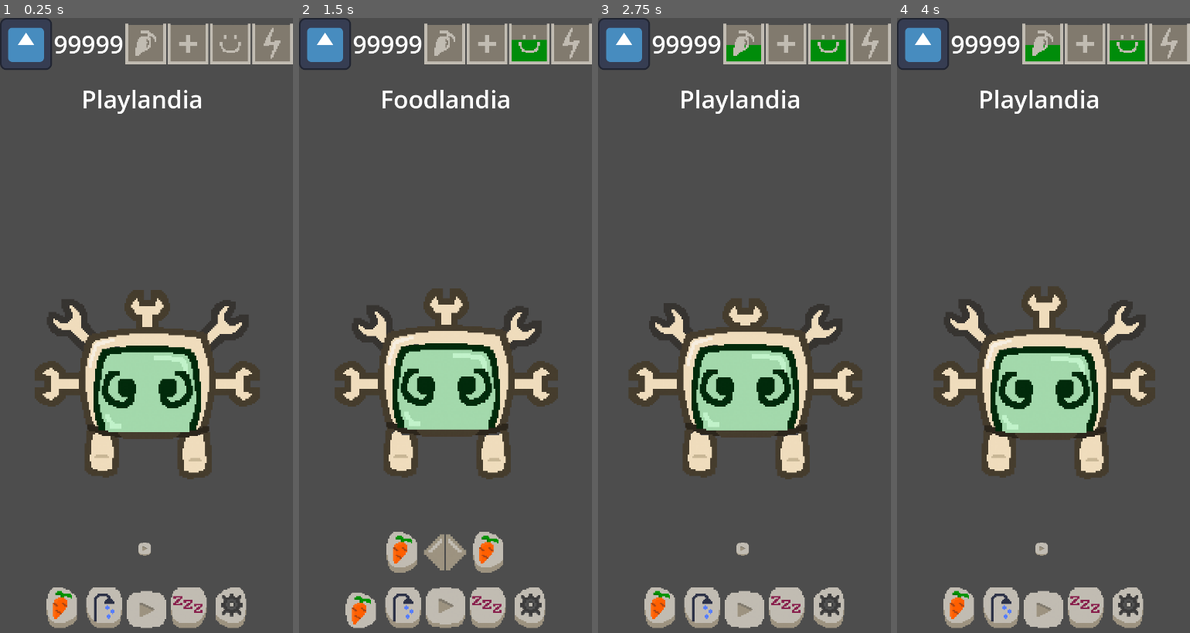
Above: before the commit, frames 1-4 (left to right).
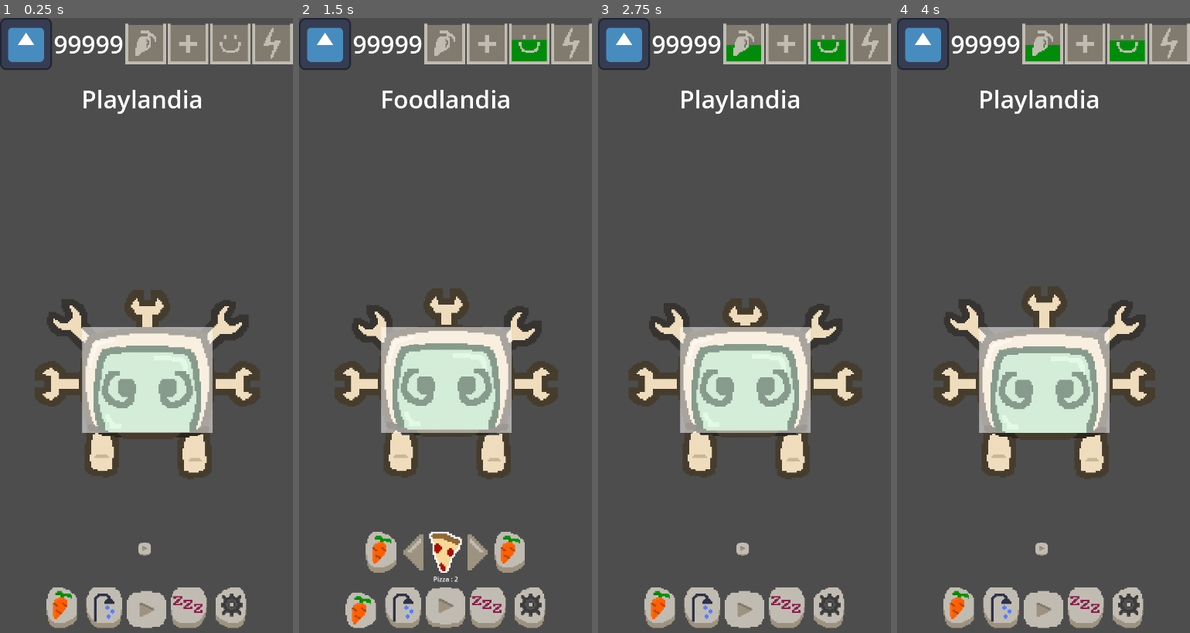
Above: after the commit, the same moments.

Repository: daniel-macias/mrduelm
Game: Godot game, scene res://Scenes/main.tscn
Two runs of this game, one before a commit and one after it. Both use one fixed random seed, a clock stepped at 60 frames per second and the inputs below. The engine's default icon, where the game draws it, is replaced by a stand-in: a white triangle on a blue panel in a dark square.
Inputs (mouse positions are in pixels of both pictures, inside the frame that each line leads up to):
- Up to frame 1 (0.25 s): no input
- Up to frame 2 (1.5 s): click (442, 553) at 0.5 s; click (360, 608) at 1.25 s
- Up to frame 3 (2.75 s): click (744, 608) at 2 s
- Up to frame 4 (4 s): click (1002, 608) at 2.75 s; click (1043, 608) at 3.5 s

The runs differ from the first frame. In frame 1, 7.6% of the frame differs, in the area x 27-73%, y 50-68%; in frame 2, 10%, in the area x 22-78%, y 50-92%; in frame 3, 7.6%; in frame 4, 7.6%.

Commit message:
trying to make pet eat food, not dragging

Diff:
--- a/Scenes/main.tscn
+++ b/Scenes/main.tscn
@@ -27,6 +27,7 @@
 [ext_resource type="Texture2D" uid="uid://3asydacx345v" path="res://Sprites/UI/garage_icon_pressed.png" id="12_mlgj4"]
 [ext_resource type="Texture2D" uid="uid://dpj6taf4klhoy" path="res://Sprites/UI/ProgressBars/energy.png" id="13_igeth"]
 [ext_resource type="Script" path="res://Scripts/UIManagers/GarageGUI.gd" id="13_yx62g"]
+[ext_resource type="Texture2D" uid="uid://bb56aoher0ca0" path="res://Sprites/Food/Broccolli.png" id="28_ub37l"]
 
 [node name="Node2D" type="Node2D"]
 script = ExtResource("1_2ncyc")
@@ -89,7 +90,6 @@
 stretch_mode = 5
 
 [node name="FoodSelected" type="TextureButton" parent="CanvasLayer/FoodGUI/HBoxContainer"]
-visible = false
 custom_minimum_size = Vector2(100, 0)
 layout_mode = 2
 texture_normal = ExtResource("5_surhq")
@@ -408,3 +408,8 @@
 texture_under = ExtResource("8_sn7hm")
 texture_over = ExtResource("13_igeth")
 texture_progress = ExtResource("10_3nn5s")
+
+[node name="DraggableFood" type="Sprite2D" parent="."]
+position = Vector2(358, 477)
+scale = Vector2(5, 5)
+texture = ExtResource("28_ub37l")
--- a/Scenes/pet.tscn
+++ b/Scenes/pet.tscn
@@ -9,6 +9,7 @@
 [ext_resource type="Texture2D" uid="uid://bigxfpxftkkkt" path="res://Sprites/Arms/default_arm_c.png" id="3_qa41u"]
 [ext_resource type="Texture2D" uid="uid://d2c1kf6s6bk7a" path="res://Sprites/Legs/default_leg_l.png" id="4_7ml4v"]
 [ext_resource type="Texture2D" uid="uid://cfjexx1kcrgn5" path="res://Sprites/Legs/default_leg_r.png" id="5_jqoqo"]
+[ext_resource type="Texture2D" uid="uid://861jy6skyymc" path="res://Sprites/Eyes/default_eyes_closed.png" id="10_aj1g7"]
 
 [sub_resource type="Animation" id="Animation_8cuwo"]
 resource_name = "Idle"
@@ -120,6 +121,44 @@
 "RESET": SubResource("Animation_kk5ud")
 }
 
+[sub_resource type="Animation" id="Animation_vktdx"]
+resource_name = "Idle"
+length = 3.0
+loop_mode = 1
+tracks/0/type = "value"
+tracks/0/imported = false
+tracks/0/enabled = true
+tracks/0/path = NodePath("DefaultEyes:texture")
+tracks/0/interp = 1
+tracks/0/loop_wrap = true
+tracks/0/keys = {
+"times": PackedFloat32Array(0, 2.83333),
+"transitions": PackedFloat32Array(1, 1),
+"update": 1,
+"values": [ExtResource("3_glg16"), ExtResource("10_aj1g7")]
+}
+
+[sub_resource type="Animation" id="Animation_7hp8d"]
+length = 0.001
+tracks/0/type = "value"
+tracks/0/imported = false
+tracks/0/enabled = true
+tracks/0/path = NodePath("DefaultEyes:texture")
+tracks/0/interp = 1
+tracks/0/loop_wrap = true
+tracks/0/keys = {
+"times": PackedFloat32Array(0),
+"transitions": PackedFloat32Array(1),
+"update": 1,
+"values": [ExtResource("3_glg16")]
+}
+
+[sub_resource type="AnimationLibrary" id="AnimationLibrary_plgiw"]
+_data = {
+"Idle": SubResource("Animation_vktdx"),
+"RESET": SubResource("Animation_7hp8d")
+}
+
 [sub_resource type="Animation" id="Animation_dy13n"]
 resource_name = "Idle"
 length = 2.0
@@ -213,7 +252,16 @@
 position = Vector2(0, 4)
 texture = ExtResource("3_glg16")
 
+[node name="AnimationPlayerEyes" type="AnimationPlayer" parent="Body"]
+libraries = {
+"": SubResource("AnimationLibrary_plgiw")
+}
+
 [node name="AnimationPlayerBody" type="AnimationPlayer" parent="."]
 libraries = {
 "": SubResource("AnimationLibrary_755bm")
 }
+
+[node name="InteractSpace" type="Polygon2D" parent="."]
+color = Color(1, 1, 1, 0.533333)
+polygon = PackedVector2Array(40, -35, -40, -35, -40, 30, 40, 30)
--- a/Scripts/Pet.gd
+++ b/Scripts/Pet.gd
@@ -2,7 +2,10 @@
 
 @onready var animation_player_arms = $Arms/AnimationPlayerArms
 @onready var animation_player_body = $AnimationPlayerBody
+@onready var animation_player_eyes = $Body/AnimationPlayerEyes
+@onready var interaction_space = $InteractSpace
 
 func _ready():
 	animation_player_arms.play("Idle")
 	animation_player_body.play("Idle")
+	animation_player_eyes.play("Idle")
--- a/Scripts/UIManagers/FoodGUI.gd
+++ b/Scripts/UIManagers/FoodGUI.gd
@@ -4,9 +4,15 @@
 @onready var food_arrow_right = $HBoxContainer/FoodArrowRight
 @onready var food_selected_text = $HBoxContainer/FoodSelected/FoodSelectedName
 @onready var food_selected = $HBoxContainer/FoodSelected
+@onready var draggable_food = $"../../DraggableFood"
 
 var food_list: Array = []
 var current_food_index: int = 0
+
+var current_food_dragged_key : String = ""
+var dragging = false
+var drag_start_position = Vector2()
+var drag_threshold = 100  # Define the threshold in pixels
 
 func _ready() -> void:
 	# Load the food inventory from the GameManager
@@ -18,6 +24,9 @@
 
 	# Display the initial food item
 	_update_food_display()
+
+	# Hide the draggable sprite initially
+	draggable_food.visible = false
 
 func _on_left_arrow_pressed() -> void:
 	# Move to the previous food item
@@ -31,6 +40,7 @@
 
 func _update_food_display():
 	if food_list.size() > 0:
+		food_selected.disabled = false
 		var current_food = food_list[current_food_index]
 		var food_details = Catalog.get_food_details(current_food) # Using the catalog to get food details
 
@@ -43,3 +53,27 @@
 	else:
 		print("No food items in inventory!")
 		food_selected_text.text = "Empty"
+		food_selected.disabled = true
+
+# Input handling
+func _input(event: InputEvent) -> void:
+	if event is InputEventScreenTouch:
+		if event.is_pressed():
+			# When touch begins
+			dragging = true
+			drag_start_position = event.position
+			draggable_food.visible = true
+			draggable_food.position = food_selected.position  # Set sprite to the position of the button
+
+		if event.is_released():
+			# When touch ends
+			dragging = false
+			draggable_food.visible = false
+
+		if dragging:
+			var drag_distance = event.position - drag_start_position
+			draggable_food.position = food_selected.position + drag_distance
+			print(drag_distance)
+			if drag_distance.length() > drag_threshold:
+				# Change scale or any other action when threshold is reached
+				draggable_food.scale = 1.5
Not shown: 1 places in Scenes/main.tscn that only renumber resources
Not shown: 1 places in Scenes/pet.tscn that only renumber resources
